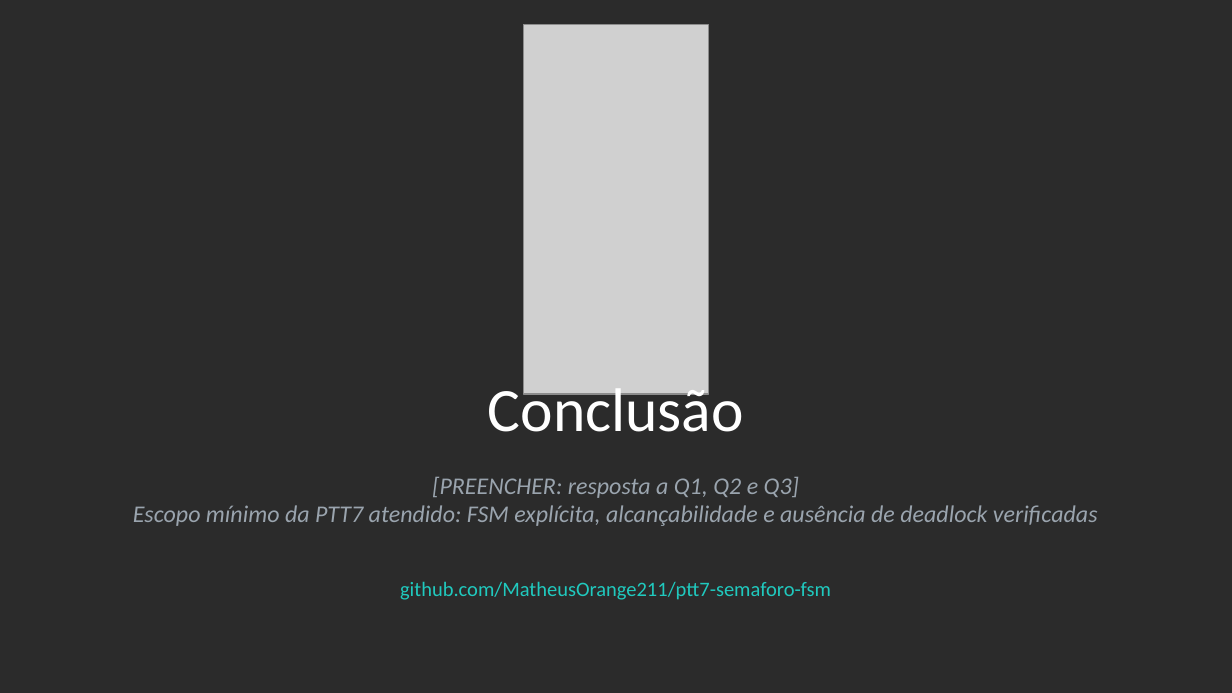
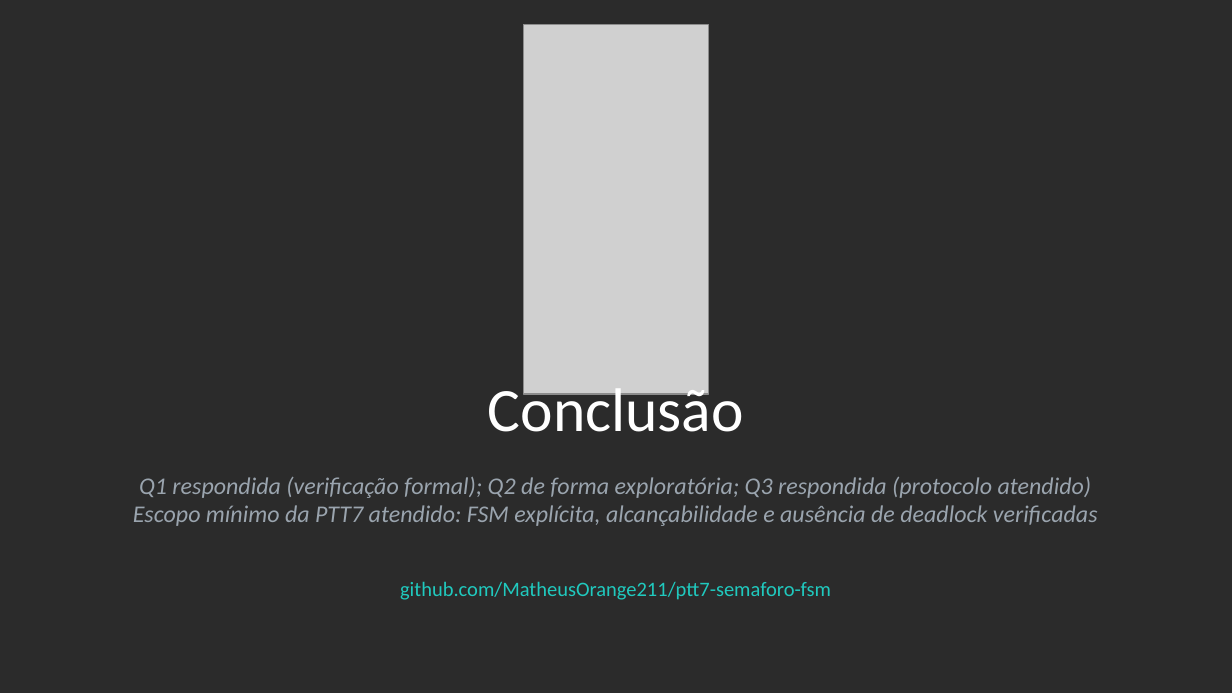
Before and after one commit to MatheusOrange211/ptt7-semaforo-fsm, a slide deck: slide 10 of docs/entrega/final/slides_apresentacao_final.pptx. Drawn at 1232x693 pixels with LibreOffice and Linux fonts; fonts in the diff are those of the drawing; grey boxes stand for pictures; background and template pictures are left out; a plain dark background stands for a picture behind light text. Boxes give left, top, right and bottom in pixels: in the first picture for what was removed or moved away, otherwise in the second. Text is boxed around its words. In the diff, an @@ line names an element or a change of style, - is before the commit and + after.

```diff
--- a/docs/entrega/final/slides_apresentacao_final.pptx
+++ b/docs/entrega/final/slides_apresentacao_final.pptx
@@ text at <box>139,477,1092,498</box>: text changed @@
-[PREENCHER: resposta a Q1, Q2 e Q3]
+Q1 respondida (verificação formal); Q2 de forma exploratória; Q3 respondida (protocolo atendido)
```
Also in this commit, not shown: 4 other slides changed, 28 other files.
